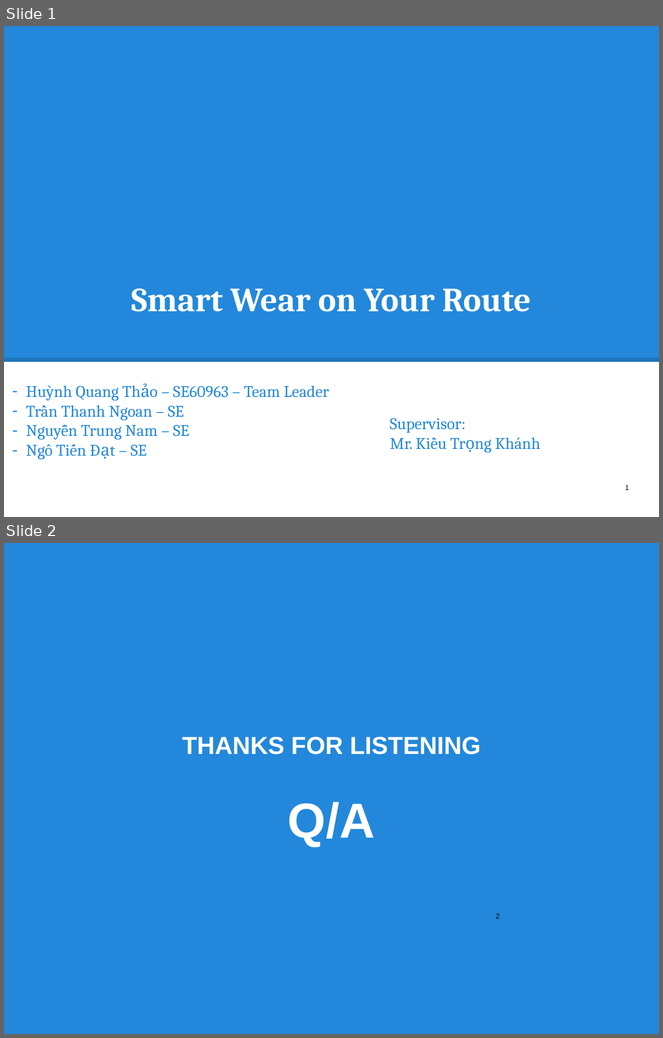
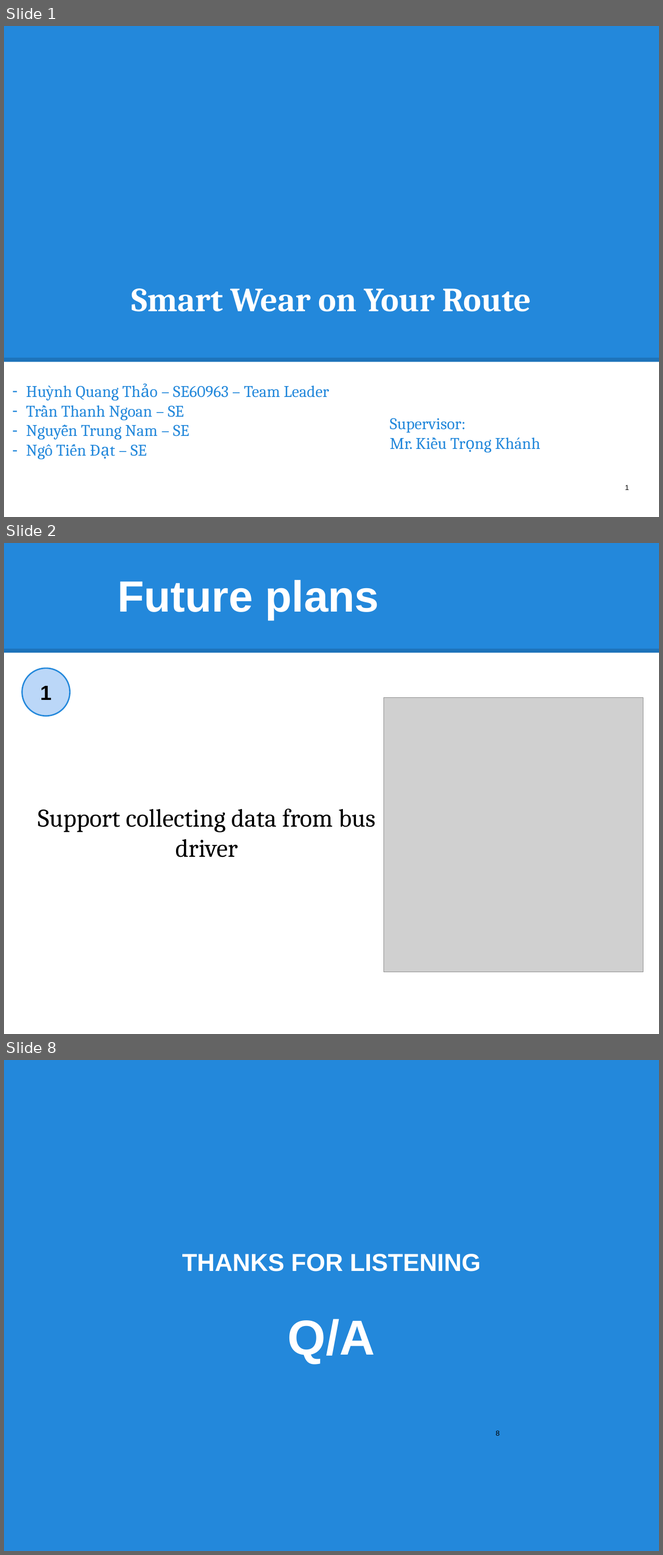
Before and after one commit to hqt/street-router, a slide deck: Document/presentation/begin end.pptx. Shown one above the other, each under a label of ours: slides 1 and 2 before the commit, slides 1, 2 and 8 after it; the slides between them are not shown. The pictures are 663x1038 and 663x1555 pixels, drawn with LibreOffice and Linux fonts; fonts in the diff are those of the drawing; grey boxes stand for pictures. Boxes give left, top, right and bottom in pixels: in the first picture for what was removed or moved away, otherwise in the second. Text is boxed around its words. In the diff, an @@ line names an element or a change of style, - is before the commit and + after.

```diff
--- a/Document/presentation/begin end.pptx
+++ b/Document/presentation/begin end.pptx
@@ slide 2 added at <box>4,543,659,1034</box>, background #FFFFFF @@
@@ rectangle added at <box>4,543,659,653</box>, fill #2388DB @@
@@ title added at <box>117,580,379,619</box>, 48 pt, text #FFFFFF, bold @@
+Future plans
@@ line added from (4, 651) to (659, 651), #000000 4.5 pt @@
@@ ellipse added at <box>22,668,70,716</box>, fill #BBD7F8, outline #2388DB 1.5 pt, 22.5 pt, text #000000, bold @@
+1
@@ picture added at <box>384,697,644,972</box> @@
@@ text added at <box>38,809,375,858</box>, 28 pt, text #000000 @@
+Support collecting data from bus driver
@@ what was slide 2 is now slide 8 @@
@@ page number at <box>496,1431,500,1436</box>: text changed @@
-2
+8
```
Also in this commit, not shown: 5 other slides added, 2 other files.
